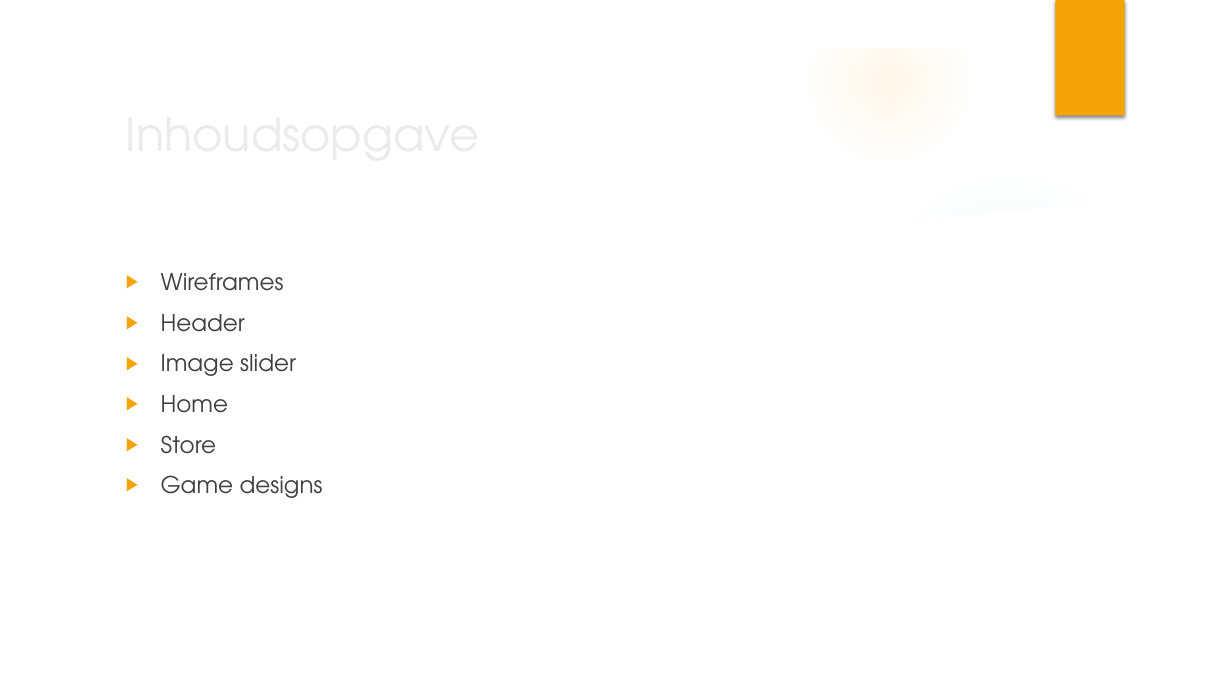
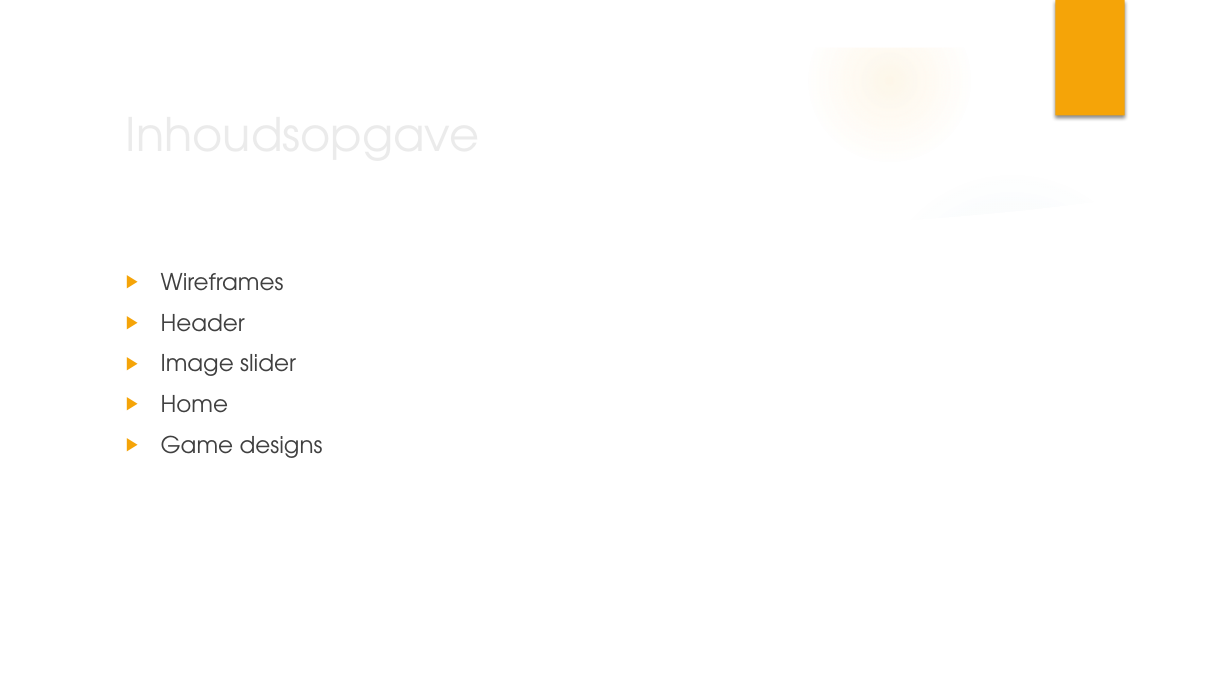
Before and after one commit to WebshopSwaggers/WebShop, a slide deck: slide 2 of documentatie/Presentatie/Presentatie Sprint 1.pptx. Drawn at 1232x693 pixels with LibreOffice and Linux fonts; fonts in the diff are those of the drawing; background and template pictures are left out. Boxes give left, top, right and bottom in pixels: in the first picture for what was removed or moved away, otherwise in the second. Text is boxed around its words. In the diff, an @@ line names an element or a change of style, - is before the commit and + after.

```diff
--- a/documentatie/Presentatie/Presentatie Sprint 1.pptx
+++ b/documentatie/Presentatie/Presentatie Sprint 1.pptx
@@ text at [161,435,216,454]: paragraph removed @@
-▶ Store
```
Also in this commit, not shown: 4 other slides changed, 1 slide removed.
